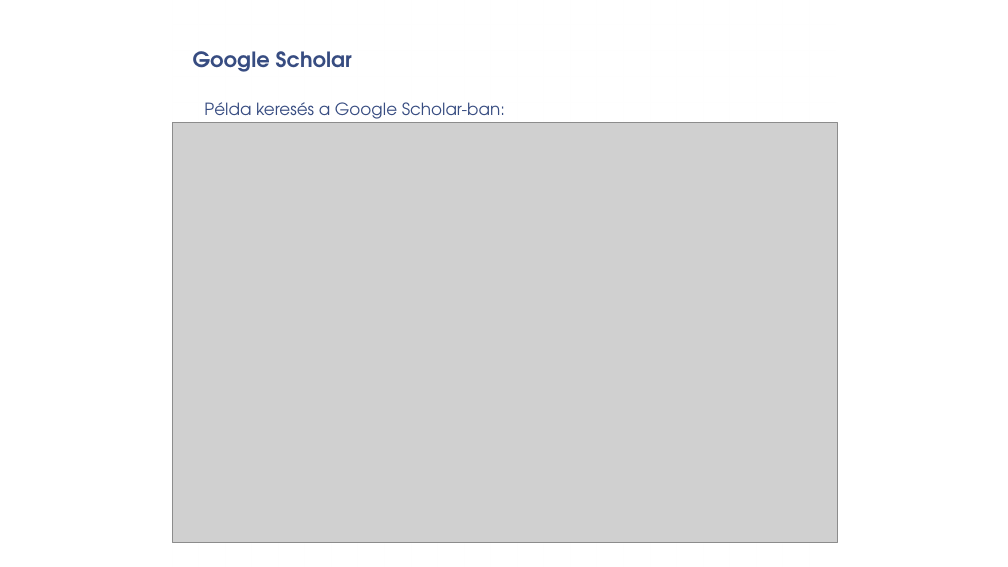
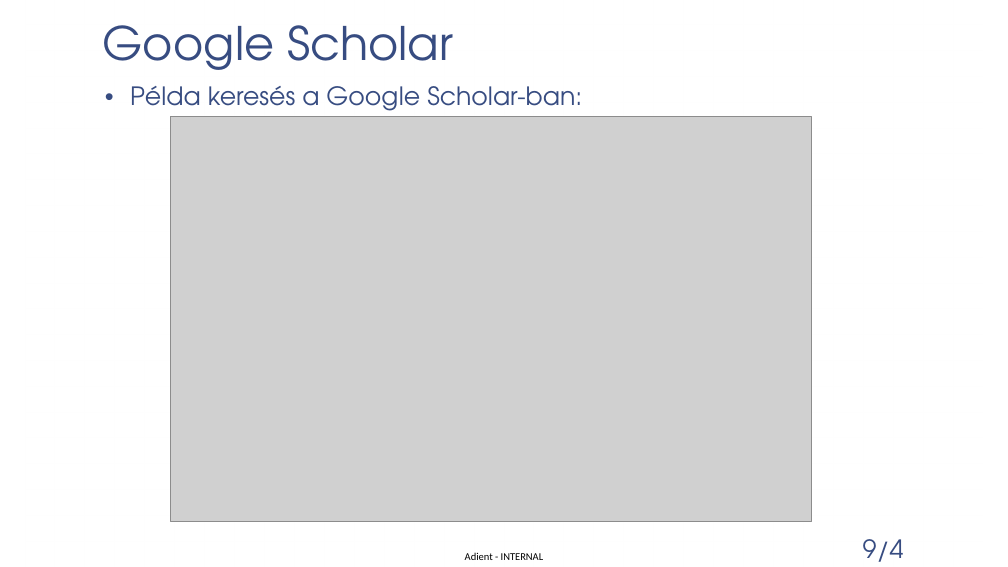
Before and after one commit to patmik2012/PubSync, a slide deck: slide 4 of Publikációs listák szinkronizálása.pptx. Drawn at 1008x567 pixels with LibreOffice and Linux fonts; fonts in the diff are those of the drawing; grey boxes stand for pictures; background and template pictures are left out. Boxes give left, top, right and bottom in pixels: in the first picture for what was removed or moved away, otherwise in the second. Text is boxed around its words. In the diff, an @@ line names an element or a change of style, - is before the commit and + after.

```diff
--- a/Publikációs listák szinkronizálása.pptx
+++ b/Publikációs listák szinkronizálása.pptx
@@ rectangle: place and size @@
-rectangle at [172, 0, 836, 567]
+rectangle at [25, 0, 982, 567]
@@ title "Google Scholar": place and size @@
-title "Google Scholar" at [193, 51, 352, 72]
+title "Google Scholar" at [103, 25, 453, 70]
@@ title "Google Scholar" at [103, 25, 453, 70]: size 20 to 44 pt, bold off @@
@@ text "Példa keresés a Google Scholar-ban:": place and size @@
-text "Példa keresés a Google Scholar-ban:" at [204, 102, 505, 124]
+text "Példa keresés a Google Scholar-ban:" at [130, 86, 582, 117]
@@ text "Példa keresés a Google Scholar-ban:" at [130, 86, 582, 117]: size 16 to 24 pt; bullet none to •; more space between paragraphs @@
@@ picture: place and size @@
-picture at [172, 123, 838, 542]
+picture at [170, 117, 811, 522]
@@ page number added at [863, 539, 904, 562], 24 pt, text #374C81 @@
+9/4
@@ text added at [465, 553, 543, 560], 10 pt, text #000000 @@
+Adient - INTERNAL
```
Also in this commit, not shown: 7 other slides changed.
